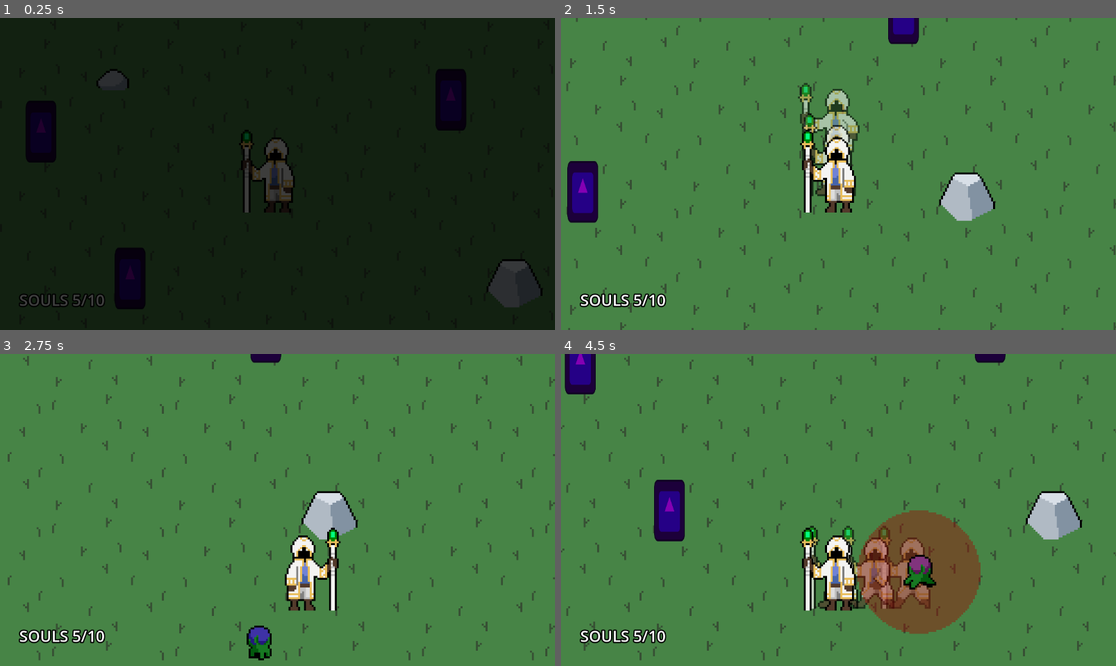
Above: before the commit, frames 1-4 (two rows, left to right).
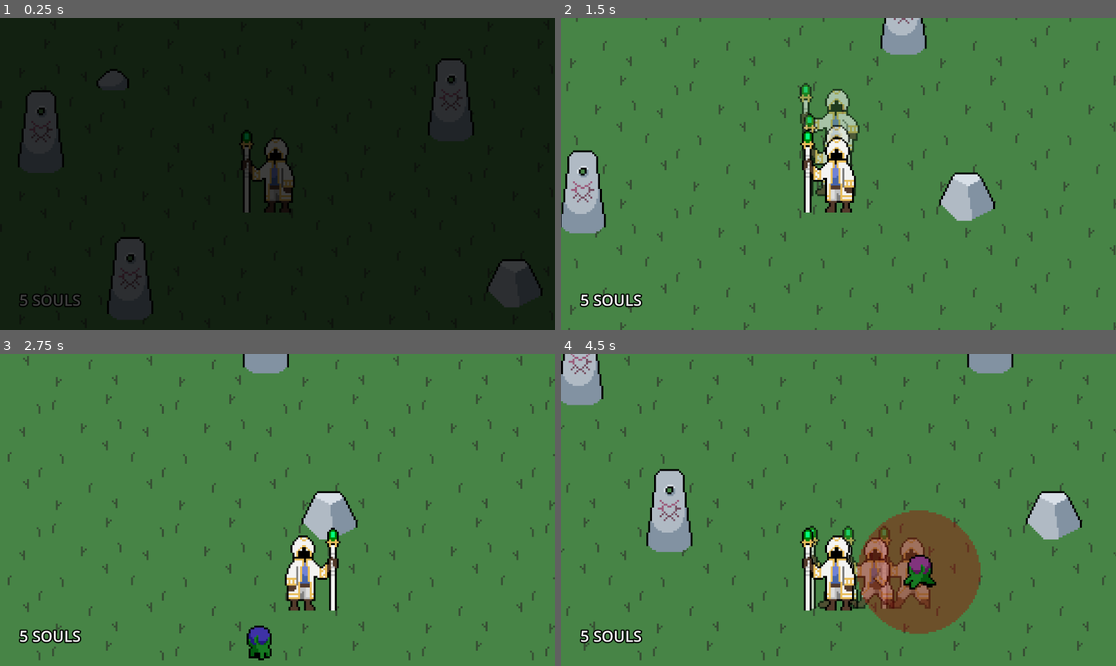
Above: after the commit, the same moments.

Repository: SleepyStudios/SummonerSurvivor
Game: Godot game, scene res://scenes/main.tscn
Same seed, same stepped clock (60 frames per second), same inputs: the game is played once before the commit and once after it. The engine's default icon, where the game draws it, is replaced by a stand-in: a white triangle on a blue panel in a dark square.
Inputs (mouse positions are in pixels of both pictures, inside the frame that each line leads up to):
- Up to frame 1 (0.25 s): no input
- Up to frame 2 (1.5 s): move the mouse to (960, 158) at 0.52 s; hold Right (right) 0.53-1.28 s; click (960, 158) at 0.6 s; move the mouse to (727, 189) at 1.27 s; hold Down (down) from 1.28 s (still down); tap Space (dash) at 1.35 s
- Up to frame 3 (2.75 s): move the mouse to (333, 441) at 2.02 s; release Down (down) at 2.03 s; hold Right (right) from 2.03 s (still down); click (333, 441) at 2.1 s
- Up to frame 4 (4.5 s): move the mouse to (810, 572) at 2.77 s; release Right (right) at 2.78 s; hold X (upgrade) 2.78-3.53 s; tap Space (dash) at 2.85, 4.35 s; click (810, 572) at 2.92 s; move the mouse to (1005, 556) at 3.52 s; hold Left (left) from 3.53 s (still down); click (1005, 556) at 3.6 s; move the mouse to (672, 463) at 4.27 s

The runs differ from the first frame. In frame 1, 4.1% of the frame differs, in the area x 3-86%, y 12-97%; in frame 2, 3.1%; in frame 3, 0.9%; in frame 4, 3.9%.

Commit message:
replace capacity with health system

Diff:
--- a/scenes/main.tscn
+++ b/scenes/main.tscn
@@ -180,8 +180,8 @@
 anchors_preset = 15
 anchor_right = 1.0
 anchor_bottom = 1.0
-offset_right = 6912.0
-offset_bottom = 3888.0
+offset_right = 9216.0
+offset_bottom = 5184.0
 grow_horizontal = 2
 grow_vertical = 2
 color = Color(0, 0, 0, 1)
--- a/scenes/world/monument.tscn
+++ b/scenes/world/monument.tscn
@@ -1,7 +1,7 @@
 [gd_scene load_steps=6 format=3 uid="uid://csaq15etrkjur"]
 
 [ext_resource type="Script" path="res://scripts/monument.gd" id="1_3sc60"]
-[ext_resource type="Texture2D" uid="uid://doyux5qiw0nid" path="res://icon.svg" id="2_lguh0"]
+[ext_resource type="Texture2D" uid="uid://c2d5nb73wcdu" path="res://assets/world/health_totem.png" id="2_swrkd"]
 [ext_resource type="Theme" uid="uid://yu1dowvtkl7f" path="res://assets/ui/theme.tres" id="3_chybw"]
 
 [sub_resource type="RectangleShape2D" id="RectangleShape2D_4wuqk"]
@@ -21,10 +21,9 @@
 debug_color = Color(0, 0.6, 0.701961, 0.419608)
 
 [node name="Sprite2D" type="Sprite2D" parent="."]
-modulate = Color(0.517647, 0, 0.701961, 1)
 z_index = 4
-scale = Vector2(0.5, 1)
-texture = ExtResource("2_lguh0")
+scale = Vector2(4, 4)
+texture = ExtResource("2_swrkd")
 
 [node name="InteractableArea" type="Area2D" parent="."]
 position = Vector2(2.08165e-12, 40)
--- a/scripts/monument.gd
+++ b/scripts/monument.gd
@@ -29,8 +29,8 @@
 
 func _process(_delta: float) -> void:
 	if Input.is_action_just_pressed("upgrade") and _can_upgrade() and label.visible:
-		label.text = "UPGRADED!"
-		player.on_upgrade_soul_capacity(_current_upgrade_requirement())
+		label.text = "HEALTH GRANTED"
+		player.on_heal(_current_upgrade_requirement())
 
 		if current_upgrade_tier < UPGRADE_TIERS.size() - 1:
 			current_upgrade_tier += 1
--- a/scripts/player.gd
+++ b/scripts/player.gd
@@ -3,6 +3,7 @@
 const BASE_SPEED = 300.0
 const DASH_SPEED = 1500.0
 const WORLD_SIZE = Vector2(1920, 1080)
+const MAX_HEALTH = 5
 
 @onready var cam: Camera2D = $"Camera2D"
 @onready var dash_timer: Timer = $"DashTimer"
@@ -17,8 +18,7 @@
 var speed = BASE_SPEED
 var can_dash = true
 var souls = 5
-var health = 5
-var max_soul_capacity = 10
+var health = MAX_HEALTH
 var tmr_dash_sprite = 0
 var dead = false
 var score = 0
@@ -98,14 +98,10 @@
 	_add_score(5)
 	print("new souls: %s" % [souls])
 
-func on_upgrade_soul_capacity(requirement: int) -> void:
+func on_heal(requirement: int) -> void:
 	souls -= requirement
-	max_soul_capacity += 10
-	_add_score(25)
-	print("upgraded soul capacity to: %s" % [max_soul_capacity])
-
-func can_pickup_souls() -> bool:
-	return souls < max_soul_capacity
+	health = MAX_HEALTH
+	print("new health: %s" % [health])
 
 func on_creature_summoned(creature_name: String, requirement: int) -> void:
 	souls -= requirement
--- a/scripts/soul_pickup.gd
+++ b/scripts/soul_pickup.gd
@@ -8,12 +8,6 @@
 var velocity: Vector2
 
 func _get_speed() -> float:
-	if not player.can_pickup_souls():
-		modulate = Color(1, 1, 1, 180 / 255.0)
-		return 0
-	else:
-		modulate = Color.WHITE
-
 	var distance = position.distance_to(player.position)
 	return lerp(MAX_SPEED, 16, clamp(distance / ATTRACTION_DISTANCE, 0, 1))
 
@@ -24,6 +18,6 @@
 	position += velocity * _delta
 
 func _on_area_2d_body_entered(body: Node2D) -> void:
-	if body.is_in_group("player") and player.can_pickup_souls():
+	if body.is_in_group("player"):
 		player.on_pickup_soul()
 		queue_free()
--- a/scripts/souls_label.gd
+++ b/scripts/souls_label.gd
@@ -3,4 +3,4 @@
 @onready var player: Player = $"../../Player"
 
 func _process(_delta: float) -> void:
-	text = "SOULS %s/%s" % [player.souls, player.max_soul_capacity]
+	text = "%s SOULS" % [player.souls]
--- a/scripts/turret.gd
+++ b/scripts/turret.gd
@@ -22,7 +22,7 @@
 func shoot(dir: Vector2) -> void:
 	var bullet: Bullet = bullet_scene.instantiate()
 	bullet.position = muzzle.global_position
-	bullet.launch(dir, 30, Bullet.SEARCH_GROUP.ENEMY)
+	bullet.launch(dir.normalized(), 40, Bullet.SEARCH_GROUP.ENEMY)
 	get_parent().add_child(bullet)
 
 func _process(delta: float) -> void:
@@ -31,6 +31,6 @@
 		$"Snout".rotation = dir.angle()
 
 		tmr_shoot += delta
-		if tmr_shoot >= 0.5:
+		if tmr_shoot >= 0.8:
 			shoot(dir)
 			tmr_shoot = 0
Binary file added: assets/world/health_totem.png
Not shown, added: assets/world/health_totem.png.import
